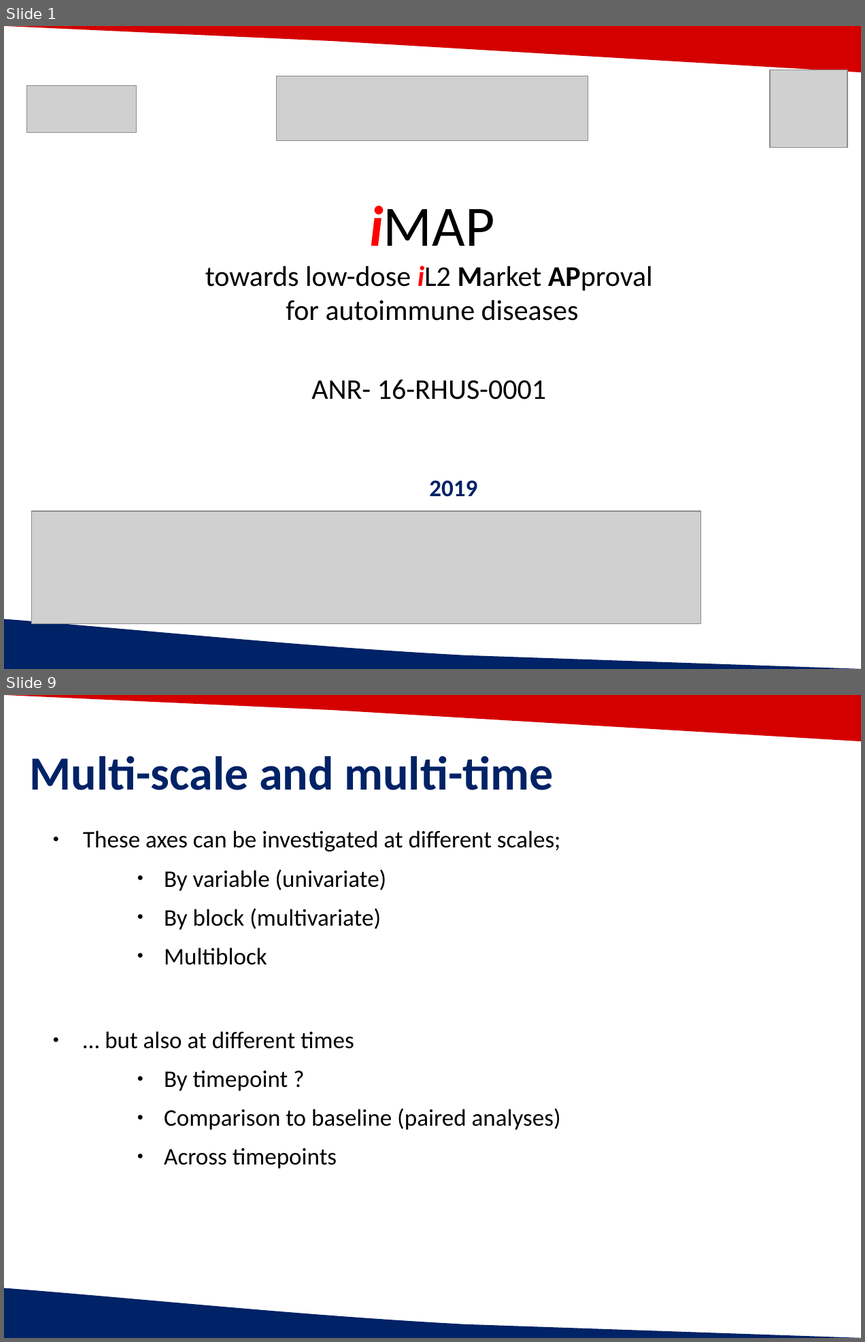
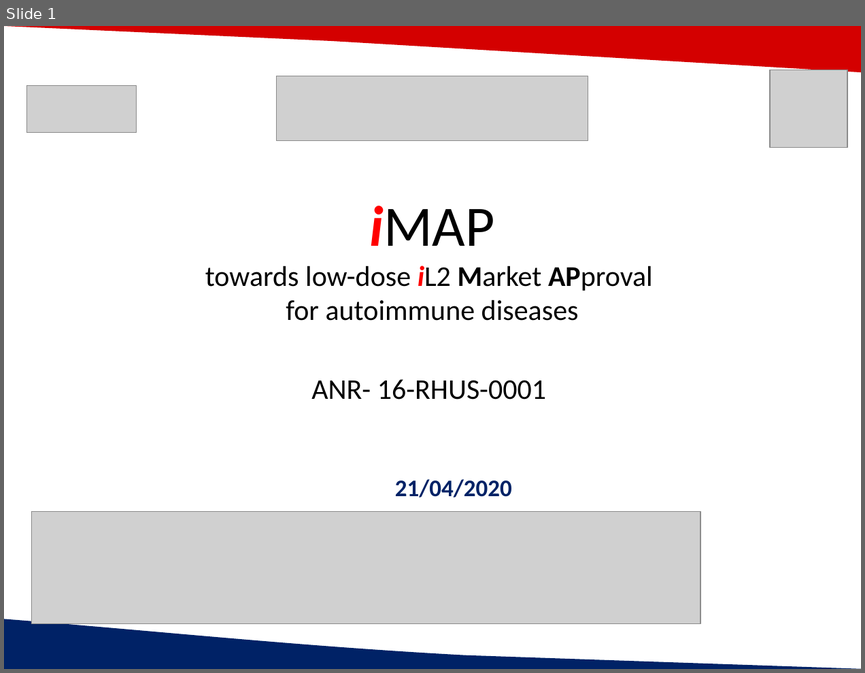
Before and after one commit to Caroline-Peltier/script_bt, a slide deck: pres/IntegrativeAnalysis_ICM_04_21_2020.pptx. Shown one above the other, each under a label of ours: slides 1 and 9 before the commit, slide 1 after it; the slides between them are not shown. The pictures are 865x1342 and 865x673 pixels, drawn with LibreOffice and Linux fonts; fonts in the diff are those of the drawing; grey boxes stand for pictures; background and template pictures are left out. Boxes give left, top, right and bottom in pixels: in the first picture for what was removed or moved away, otherwise in the second. Text is boxed around its words. In the diff, an @@ line names an element or a change of style, - is before the commit and + after.

```diff
--- a/pres/IntegrativeAnalysis_ICM_04_21_2020.pptx
+++ b/pres/IntegrativeAnalysis_ICM_04_21_2020.pptx
@@ slide 9 removed at box(4, 695, 861, 1338), background #FFFFFF; not listed: 2 template elements that a slide beside it also shows @@
@@ text removed at box(30, 756, 553, 790) @@
-Multi-scale and multi-time
@@ text removed at box(83, 830, 561, 1168) @@
-● These axes can be investigated at different scales;
-    ● By variable (univariate)
-    ● By block (multivariate)
-    ● Multiblock
-● … but also at different times
-    ● By timepoint ?
-    ● Comparison to baseline (paired analyses)
-    ● Across timepoints
@@ slide 1 changed as well @@
@@ text at box(395, 479, 512, 497): text changed @@
-2019
+21/04/2020
```
Also in this commit, not shown: 11 slides added, 12 other slides removed, 1 other file.
